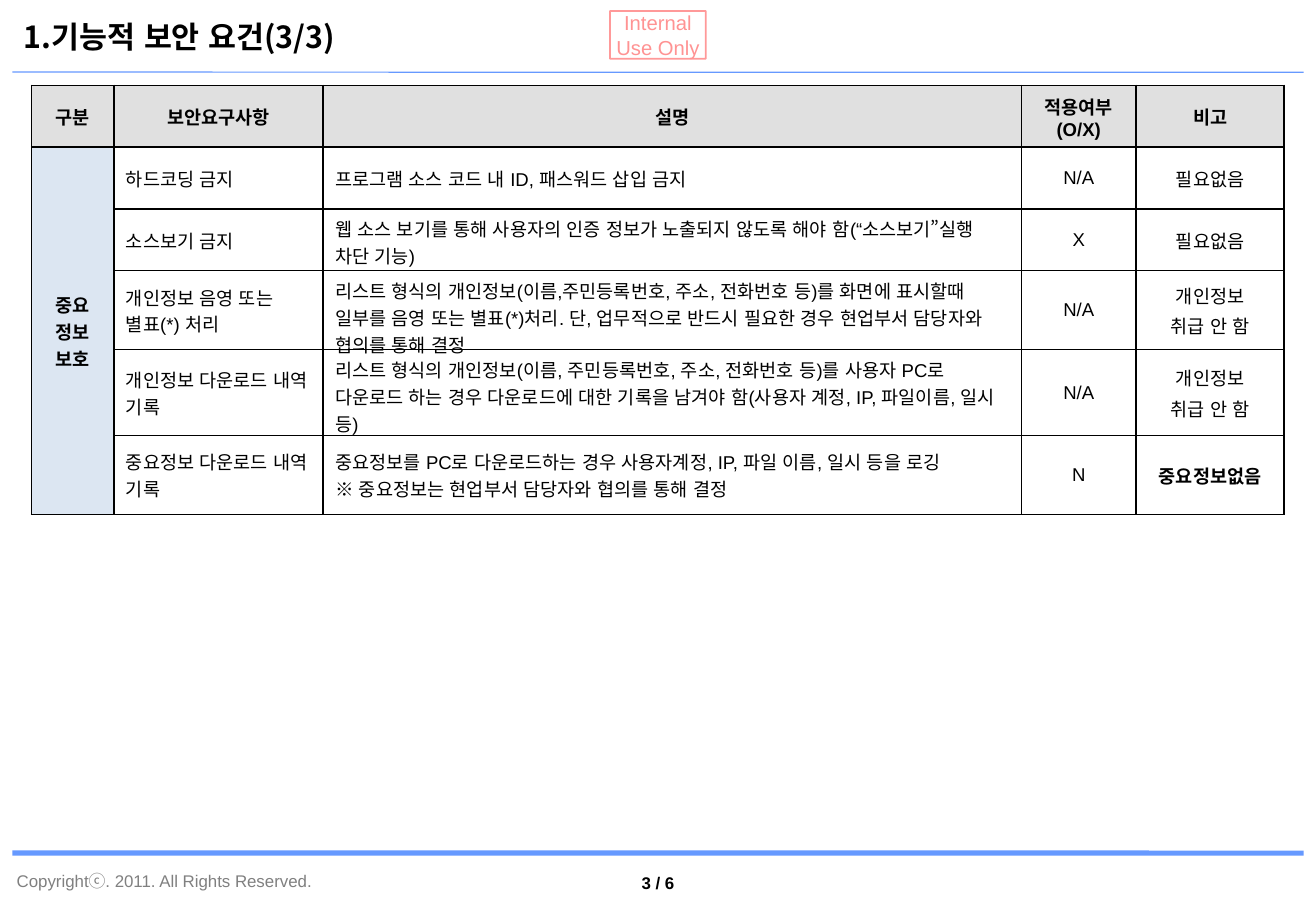
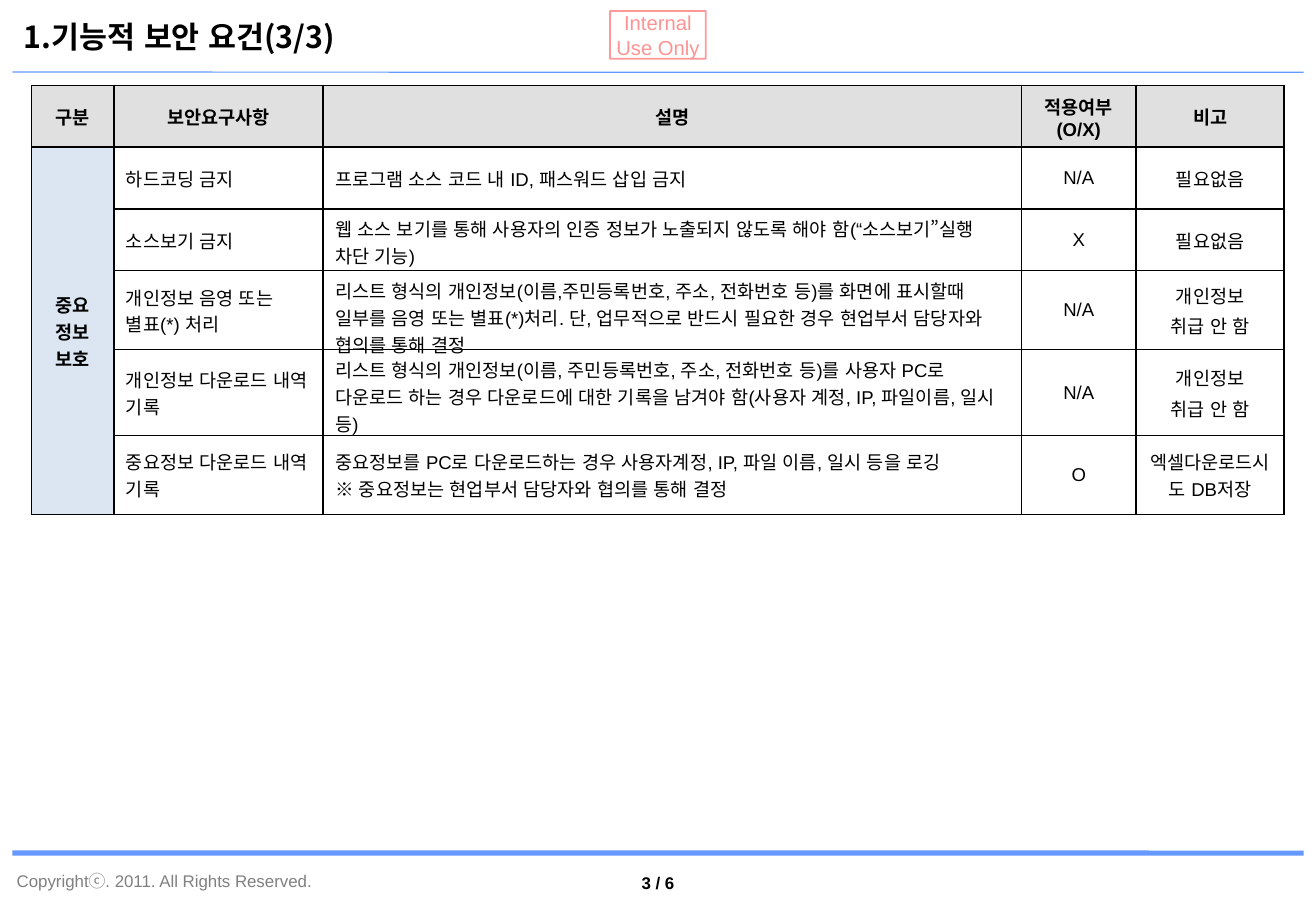
Before and after one commit to jaeyong1/stockmgmt, a slide deck: slide 4 of documents/자재관리시스템_보안점검 결과서.pptx. Drawn at 1316x911 pixels with LibreOffice and Linux fonts; fonts in the diff are those of the drawing; background and template pictures are left out. Boxes give left, top, right and bottom in pixels: in the first picture for what was removed or moved away, otherwise in the second. Text is boxed around its words. In the diff, an @@ line names an element or a change of style, - is before the commit and + after.

```diff
--- a/documents/자재관리시스템_보안점검 결과서.pptx
+++ b/documents/자재관리시스템_보안점검 결과서.pptx
@@ table at [32, 85, 1284, 514] @@
-row 6, column 4: N
+row 6, column 4: O
-row 6, column 5: 중요정보없음
+row 6, column 5: 엑셀다운로드시도 DB저장
```
Also in this commit, not shown: 2 other slides changed, 5 other files.
